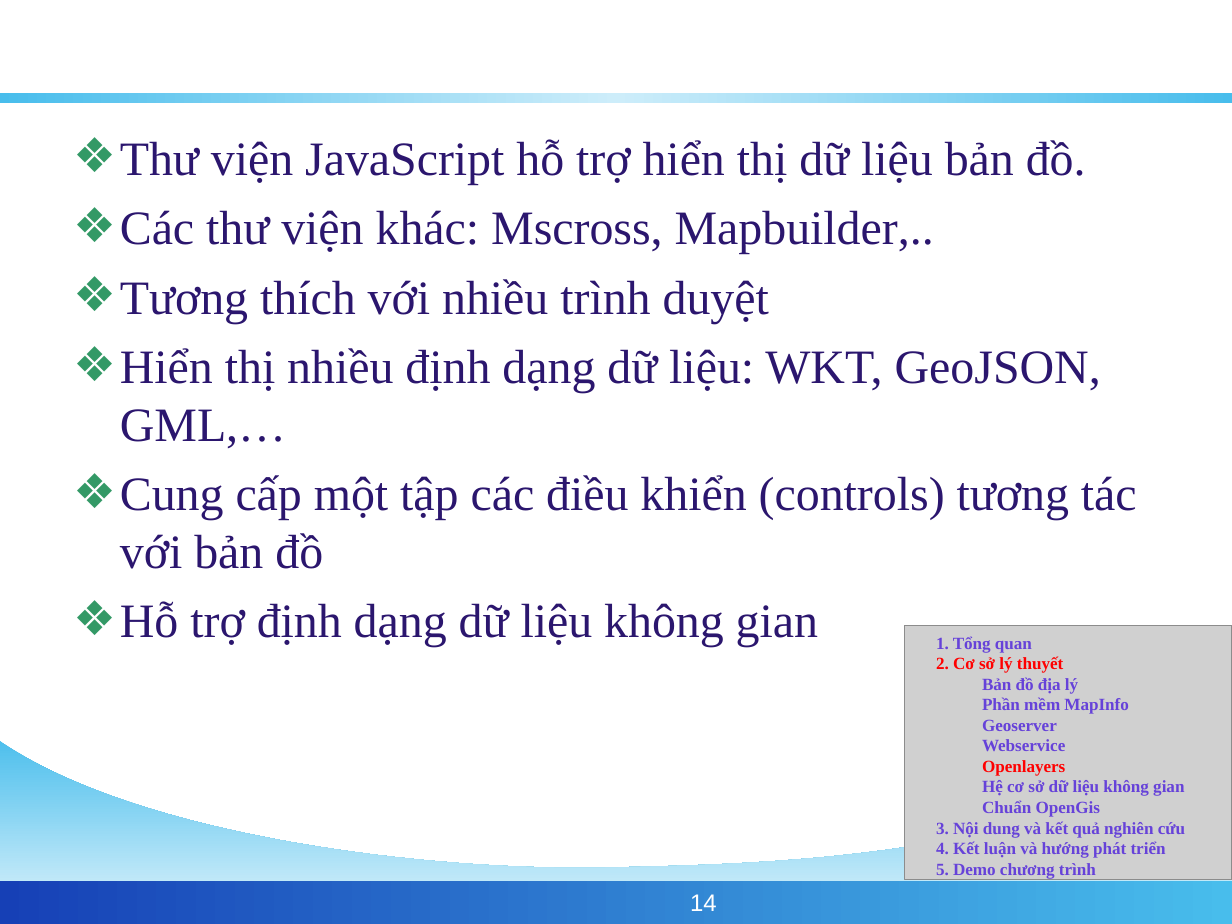
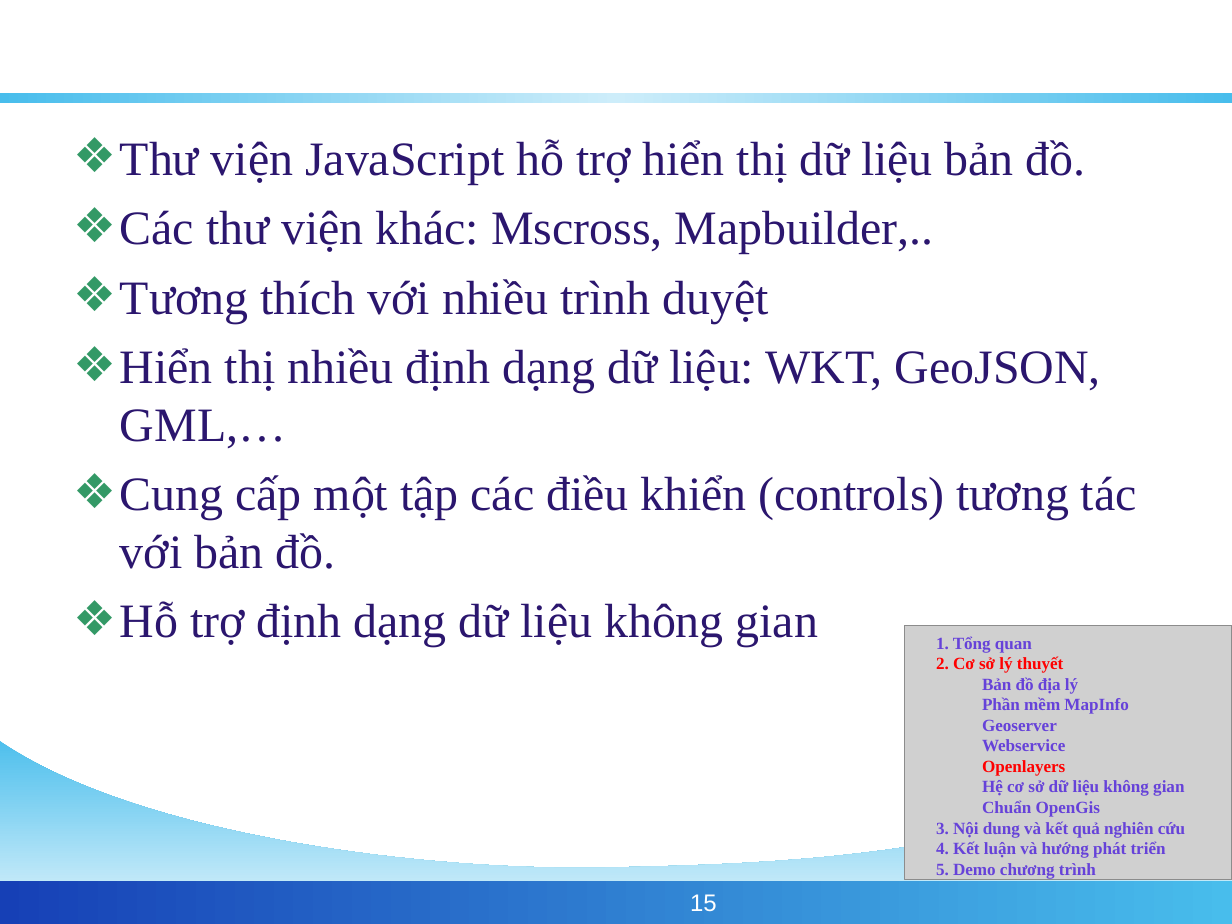
Before and after one commit to phamngsinh/cantho-webgis, a slide deck: slide 15 of Document/Bao Cao/BaoCaoLuanVan.ppt (slide 14 before the commit). Drawn at 1232x924 pixels with LibreOffice and Linux fonts; fonts in the diff are those of the drawing; grey boxes stand for pictures; background and template pictures are left out. Boxes give left, top, right and bottom in pixels: in the first picture for what was removed or moved away, otherwise in the second. Text is boxed around its words. In the diff, an @@ line names an element or a change of style, - is before the commit and + after.

```diff
--- a/Document/Bao Cao/BaoCaoLuanVan.ppt
+++ b/Document/Bao Cao/BaoCaoLuanVan.ppt
@@ text at box(120, 475, 1137, 569): text changed @@
-❖ Cung cấp một tập các điều khiển (controls) tương tác với bản đồ
+❖ Cung cấp một tập các điều khiển (controls) tương tác với bản đồ.
@@ page number at box(690, 894, 717, 911): text changed @@
-14
+15
```
Also in this commit, not shown: 5 other slides changed, 1 slide added.
